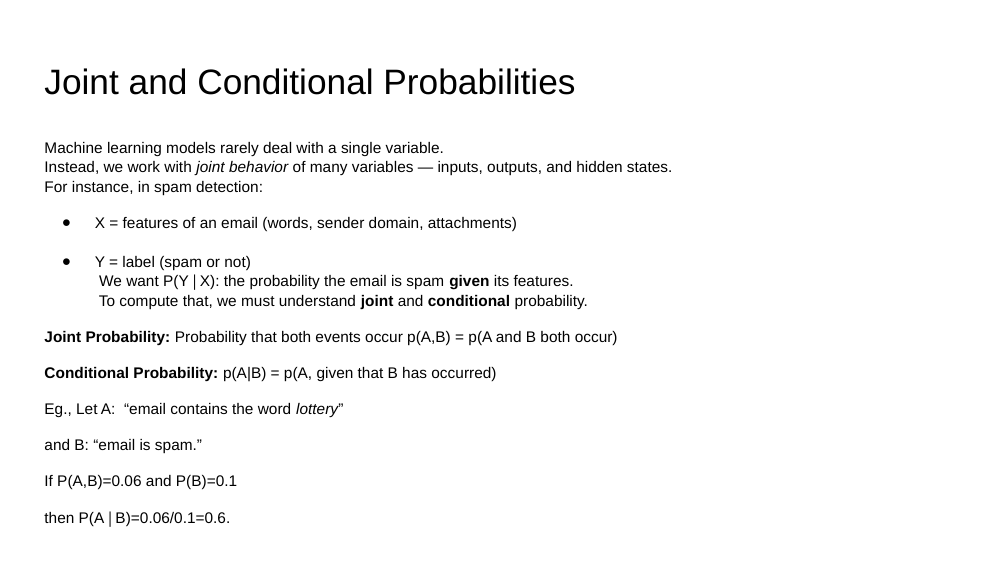
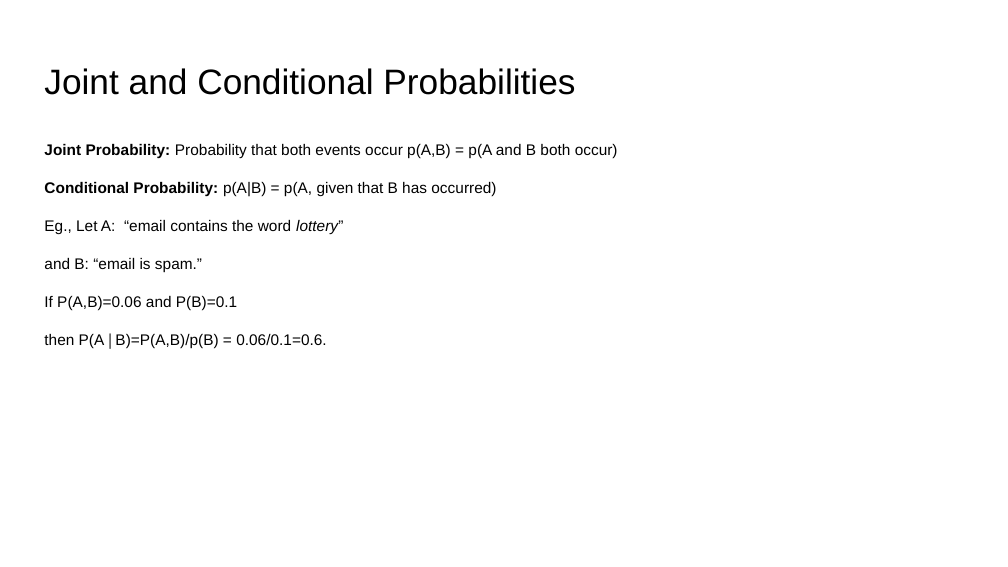
Before and after one commit to ankur6ue/deep-learning-course, a slide deck: slide 23 of Module 1/class_1.6/deep_learning_course_class_1.6.pptx. Drawn at 1008x567 pixels with LibreOffice and Linux fonts; fonts in the diff are those of the drawing. Boxes give left, top, right and bottom in pixels: in the first picture for what was removed or moved away, otherwise in the second. Text is boxed around its words. In the diff, an @@ line names an element or a change of style, - is before the commit and + after.

```diff
--- a/Module 1/class_1.6/deep_learning_course_class_1.6.pptx
+++ b/Module 1/class_1.6/deep_learning_course_class_1.6.pptx
@@ text at (44, 142, 672, 309): paragraphs removed @@
-Machine learning models rarely deal with a single variable.
-Instead, we work with joint behavior of many variables — inputs, outputs, and hidden states.
-For instance, in spam detection:
-● X = features of an email (words, sender domain, attachments)
-● Y = label (spam or not)
-  We want P(Y∣X): the probability the email is spam given its features.
-  To compute that, we must understand joint and conditional probability.
@@ text at (44, 144, 618, 310): line spacing 1.05 to 1.15 @@
@@ text at (44, 334, 326, 348): text changed @@
-then P(A∣B)=0.06/0.1=0.6.
+then P(A∣B)=P(A,B)/p(B) = 0.06/0.1=0.6.
```
Also in this commit, not shown: 5 other slides changed, 1 other file.
